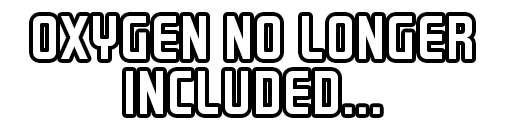
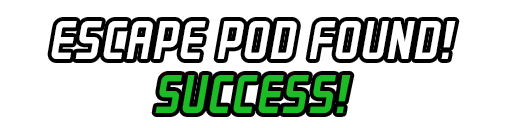
Before/after of a 512x128 layered artwork. What changed in the layer stack:
added layer "ESCAPE POD FOUND! SUCCESS!" above "OXYGEN NO LONGER INCLUDED..." over <box>51,21,456,113</box>
hid "OXYGEN NO LONGER INCLUDED...", painted on it over <box>33,16,472,114</box>
